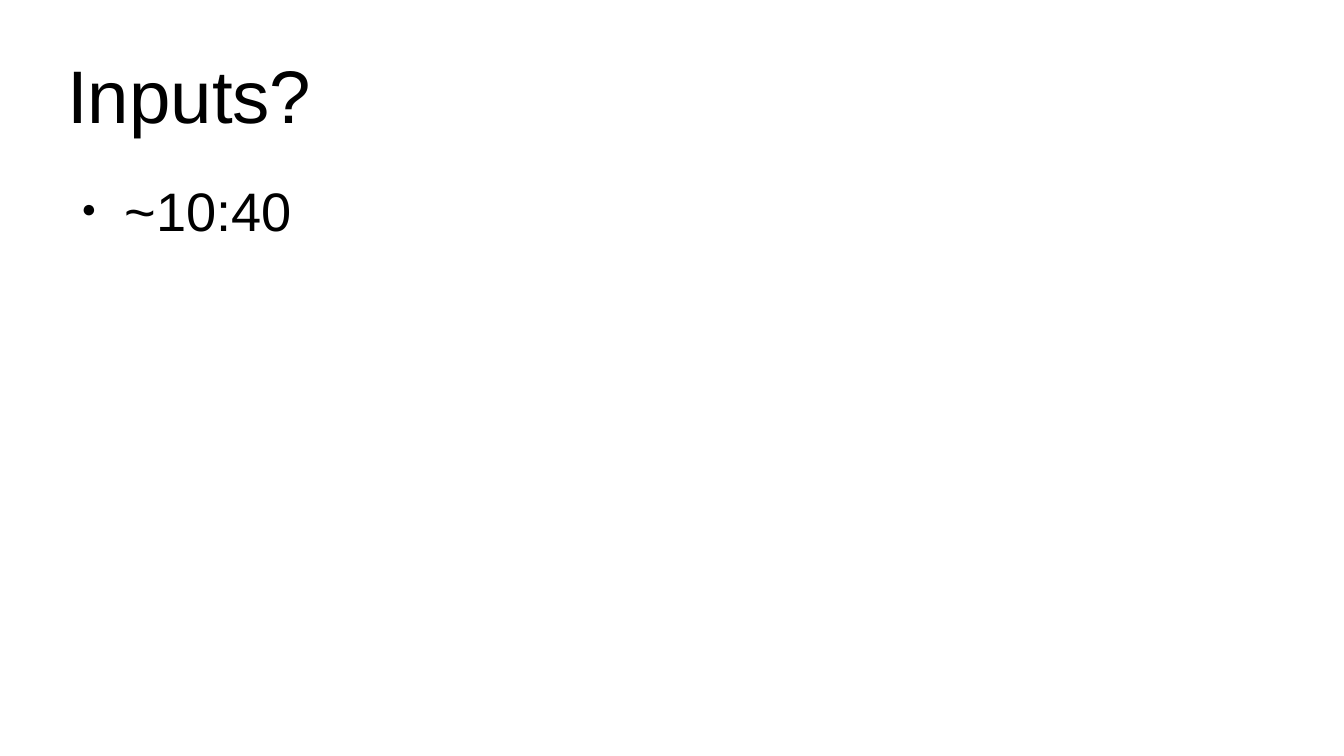
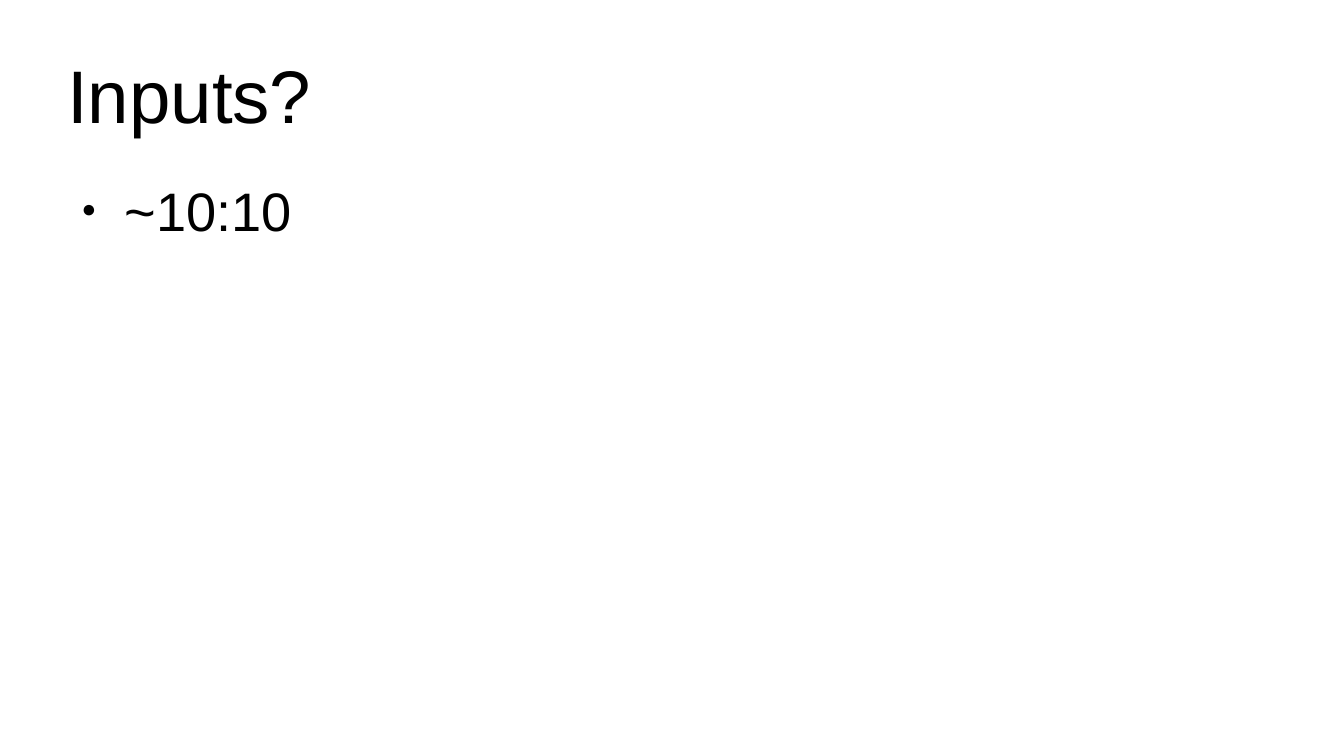
Before and after one commit to damonitor/talks, a slide deck: slide 44 of 2026/lsfmmbpf/damon_lsfmmbpf_2026.odp. Drawn at 1344x756 pixels with LibreOffice and Linux fonts; fonts in the diff are those of the drawing. Boxes give left, top, right and bottom in pixels: in the first picture for what was removed or moved away, otherwise in the second. Text is boxed around its words. In the diff, an @@ line names an element or a change of style, - is before the commit and + after.

```diff
--- a/2026/lsfmmbpf/damon_lsfmmbpf_2026.odp
+++ b/2026/lsfmmbpf/damon_lsfmmbpf_2026.odp
@@ text at (x1=125, y1=193, x2=292, y2=232): text changed @@
-● ~10:40
+● ~10:10
```
Also in this commit, not shown: 2 other slides changed, 1 other file.
